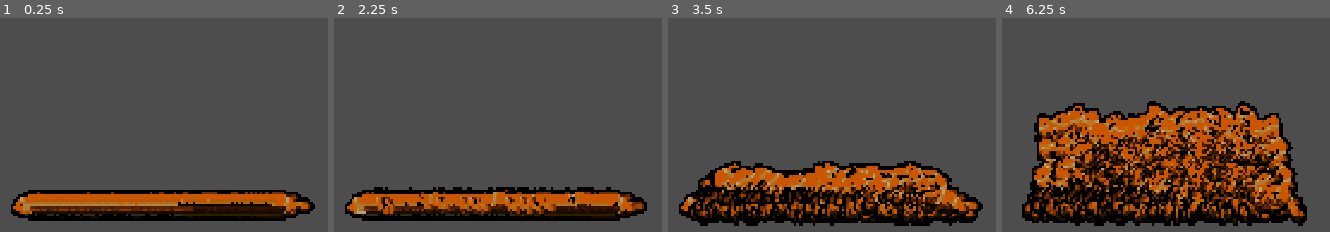
Above: before the commit, frames 1-4 (left to right).
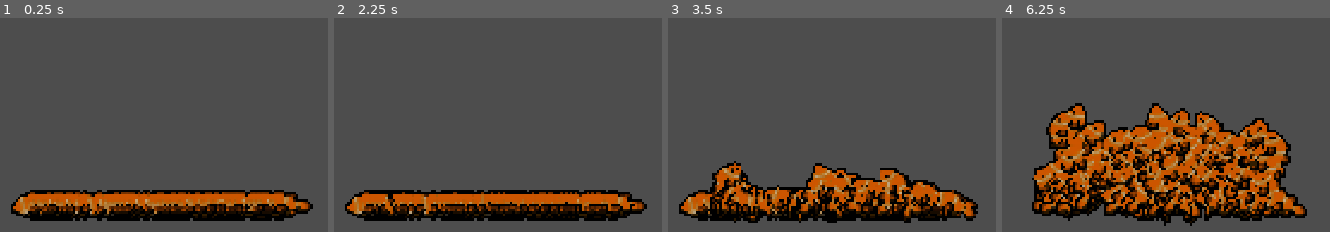
Above: after the commit, the same moments.

Repository: AyyBee123/Fish-Incremental-Game
Game: Godot game, scene res://Scenes/aquarium.tscn
The game is run twice, just before and just after one commit, with the same random seed, the same clock (stepped at 60 frames per second) and the same inputs.
Inputs (mouse positions are in pixels of both pictures, inside the frame that each line leads up to):
- Up to frame 1 (0.25 s): no input
- Up to frame 2 (2.25 s): move the mouse to (outside the picture) at 0.52 s; press the mouse at (outside the picture) at 0.53 s; move the mouse to (566, 225) at 1.27 s; release the mouse at (566, 225) at 1.28 s; click (566, 225) at 1.35 s; move the mouse to (outside the picture) at 2.02 s; press the mouse at (outside the picture) at 2.03 s
- Up to frame 3 (3.5 s): move the mouse to (outside the picture) at 2.77 s; release the mouse at (outside the picture) at 2.78 s; click (outside the picture) at 2.85 s
- Up to frame 4 (6.25 s): move the mouse to (outside the picture) at 3.52 s; press the mouse at (outside the picture) at 3.53 s; move the mouse to (1156, 135) at 4.27 s; release the mouse at (1156, 135) at 4.28 s; click (1156, 135) at 4.35 s; move the mouse to (outside the picture) at 5.02 s; press the mouse at (outside the picture) at 5.03 s; move the mouse to (1277, 90) at 5.77 s; release the mouse at (1277, 90) at 5.78 s; click (1277, 90) at 5.85 s

The runs differ from the first frame. In frame 1, 3.9% of the frame differs, in the area x 3-97%, y 80-95%; in frame 2, 5.1%; in frame 3, 15%; in frame 4, 30%, in the area x 6-93%, y 38-98%.

Commit message:
minor changes

Diff:
--- a/Scripts/Click/click_circle.gd
+++ b/Scripts/Click/click_circle.gd
@@ -25,5 +25,4 @@
 func _input(event: InputEvent) -> void:
 	if event.is_action_pressed("click"):
 		for fish in get_overlapping_areas():
-			print(fish)
-			#fish.on_clicked()
+			fish.get_parent().on_click()
--- a/Scripts/Fish/fish.gd
+++ b/Scripts/Fish/fish.gd
@@ -41,21 +41,8 @@
 	update_animation_parameters()
 
 
-func update_rotation(delta: float) -> void:
-	var direction = velocity.normalized()
-
-	if direction.length() < 0.01: return
-
-	var target_rotation_y = 0.0
-
-	if direction.x < 0.0:
-		target_rotation_y = PI
-
-	var target_rotation_z = atan2(direction.y, abs(direction.x))
-	var weight = 1.0 - exp(-fish_res.species.rotation_speed * delta)
-
-	rotation.y = lerp_angle(rotation.y, target_rotation_y, weight)
-	rotation.z = lerp_angle(rotation.z, target_rotation_z, weight)
+func on_click() -> void:
+	print(self)
 
 
 func set_target_position(_target_position: Vector3) -> void:
@@ -82,6 +69,23 @@
 	)
 
 
+func update_rotation(delta: float) -> void:
+	var direction = velocity.normalized()
+
+	if direction.length() < 0.01: return
+
+	var target_rotation_y = 0.0
+
+	if direction.x < 0.0:
+		target_rotation_y = PI
+
+	var target_rotation_z = atan2(direction.y, abs(direction.x))
+	var weight = 1.0 - exp(-fish_res.species.rotation_speed * delta)
+
+	rotation.y = lerp_angle(rotation.y, target_rotation_y, weight)
+	rotation.z = lerp_angle(rotation.z, target_rotation_z, weight)
+
+
 func update_animation_parameters() -> void:
 	var speed_ratio = clampf(velocity.length() / fish_res.species.max_speed, 0.0, 1.0)
 	var blend = lerpf(-1.0, 1.0, speed_ratio)
--- a/Scripts/Managers/fish_manager.gd
+++ b/Scripts/Managers/fish_manager.gd
@@ -17,7 +17,7 @@
 func _ready() -> void:
 	load_fish_names()
 	get_aquarium_bounds()
-	for i in 800:
+	for i in 100:
 		spawn_fish(create_fish(preload("uid://df20jvqg3ut1w"), fish_names.pick_random()))
 
 
--- a/Shaders/outline.gdshader
+++ b/Shaders/outline.gdshader
@@ -1,6 +1,6 @@
 shader_type spatial;
 
-render_mode cull_front, unshaded, depth_draw_never;
+render_mode cull_front, unshaded, depth_draw_opaque;
 
 global uniform vec4 outline_color;
 global uniform float outline_width;
--- a/project.godot
+++ b/project.godot
@@ -78,7 +78,7 @@
 }
 outline_width={
 "type": "float",
-"value": 3.0
+"value": 2.0
 }
 specular_smoothness={
 "type": "float",
